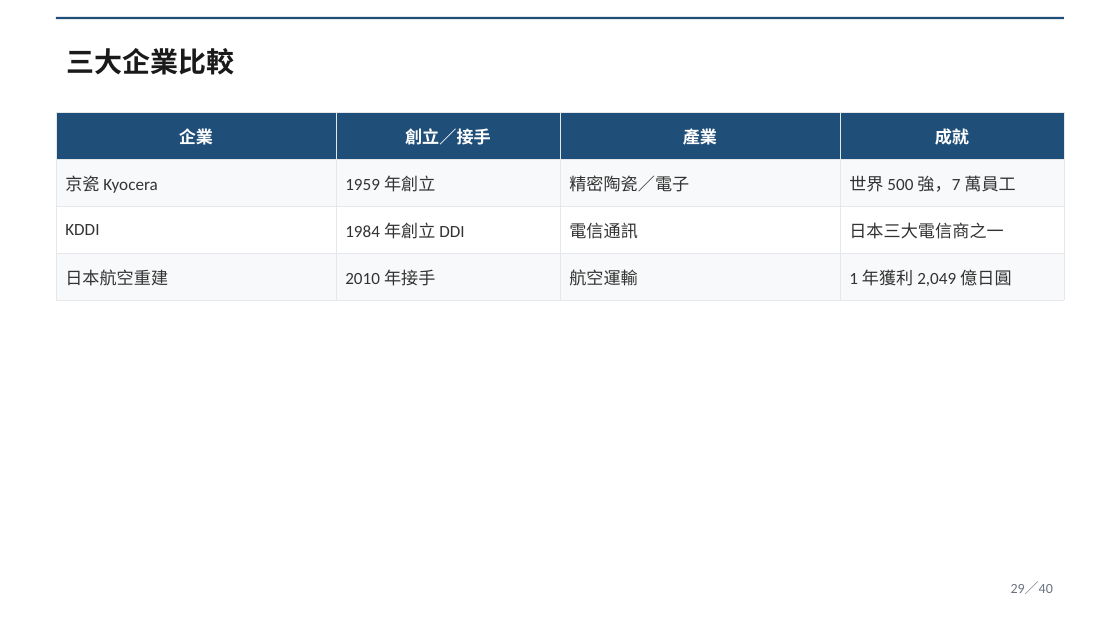
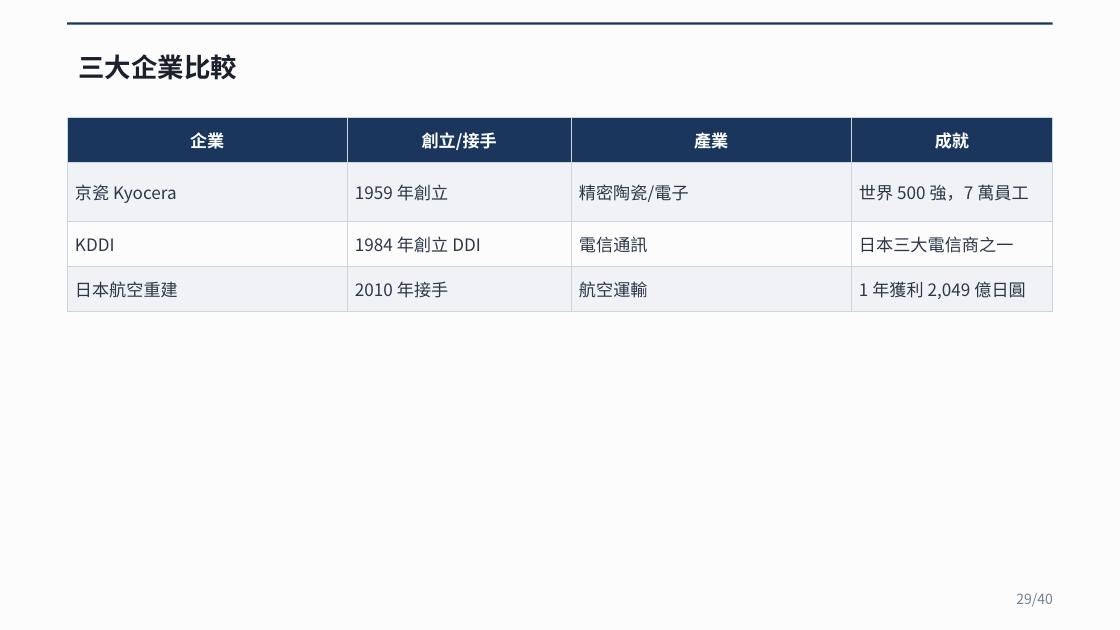
Before and after one commit to Lingo1516/Lingo1516.github.io, a slide deck: slide 29 of 阿米巴經營_40頁完整講義.pptx. Drawn at 1120x630 pixels with LibreOffice and Linux fonts; fonts in the diff are those of the drawing. Boxes give left, top, right and bottom in pixels: in the first picture for what was removed or moved away, otherwise in the second. Text is boxed around its words. In the diff, an @@ line names an element or a change of style, - is before the commit and + after.

Commit message:
v3 教育版 字型改Noto Sans CJK SC 加大版面

```diff
--- a/阿米巴經營_40頁完整講義.pptx
+++ b/阿米巴經營_40頁完整講義.pptx
@@ background #FFFFFF to #FCFCFC @@
@@ rectangle: place and size @@
-rectangle at (56, 17, 1064, 19)
+rectangle at (67, 22, 1053, 25)
@@ rectangle at (67, 22, 1053, 25): fill #1F4E79 to #1A365D @@
@@ text "三大企業比較": place and size @@
-text "三大企業比較" at (67, 48, 235, 75)
+text "三大企業比較" at (78, 54, 237, 80)
@@ text "三大企業比較" at (78, 54, 237, 80): size 18 to 17 pt, font Calibri to Noto Sans CJK SC, text colour #1A1A1A to #1A202C @@
@@ table at (67, 118, 1053, 303) @@
-row 1, column 2: 創立／接手
+row 1, column 2: 創立/接手
-row 2, column 3: 精密陶瓷／電子
+row 2, column 3: 精密陶瓷/電子
@@ fill #1F4E79 to #1A365D in row 1 @@
@@ fill #F8F9FA to #F0F2F5 in 8 cells @@
@@ fill #FFFFFF to #FCFCFC in row 3 @@
@@ font Calibri to Noto Sans CJK SC in "企業", "產業", "成就", "京瓷 Kyocera" and 10 more places @@
@@ text colour #333333 to #2D3748 in "京瓷 Kyocera", "1959 年創立", "世界 500 強，7 萬員工", "KDDI" and 7 more places @@
@@ borders changed @@
@@ table: place and size @@
-table at (56, 112, 1064, 290)
+table at (67, 118, 1053, 303)
@@ text at (1016, 593, 1053, 607): text changed; font Calibri to Noto Sans CJK SC; text colour #6B7280 to #718096 @@
-29／40
+29/40
```
Also in this commit, not shown: 39 other slides changed.
